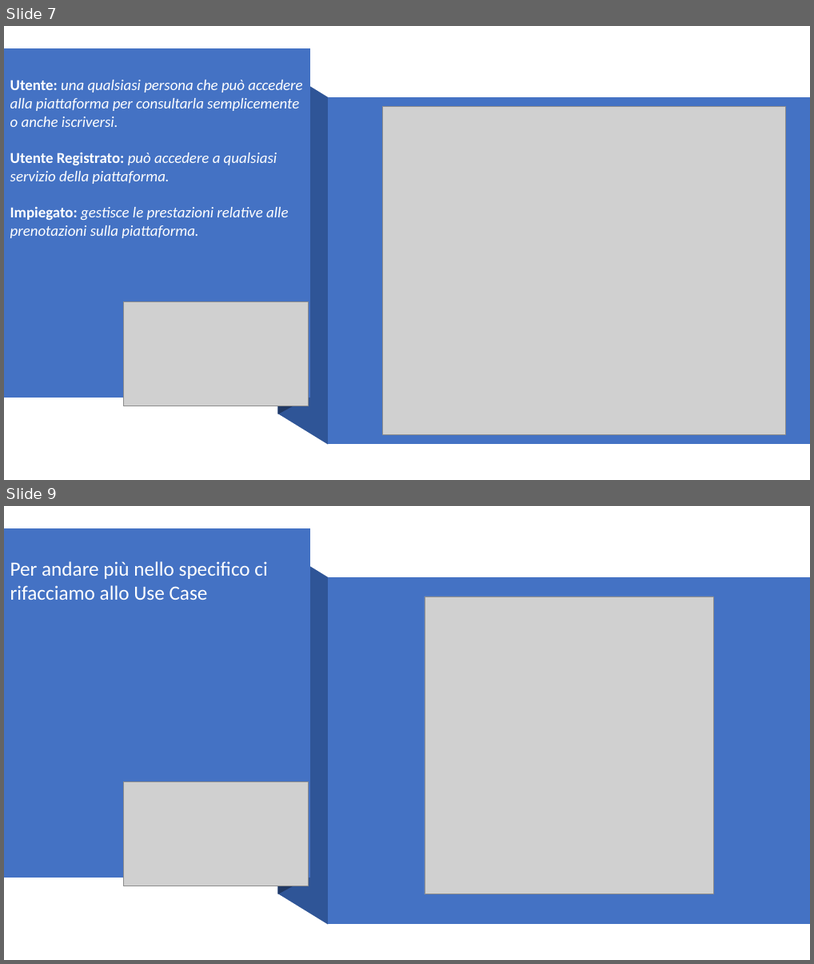
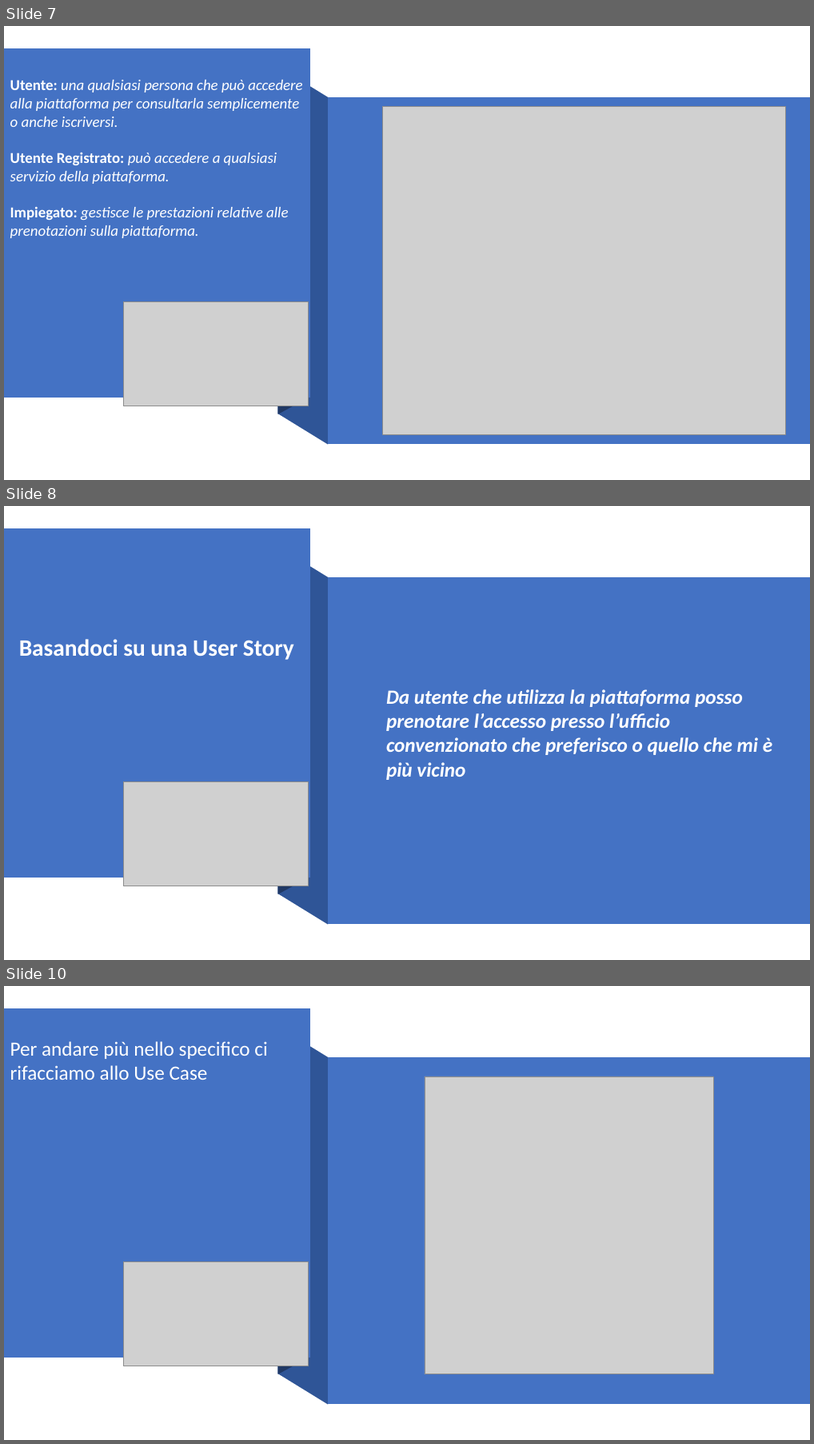
Before and after one commit to Givaa/MedQueue, a slide deck: This is my PP/Presentazione 06-12-2020.pptx. Shown one above the other, each under a label of ours: slides 7 and 9 before the commit, slides 7, 8 and 10 after it; the slides between them are not shown. The pictures are 814x964 and 814x1444 pixels, drawn with LibreOffice and Linux fonts; fonts in the diff are those of the drawing; grey boxes stand for pictures. Boxes give left, top, right and bottom in pixels: in the first picture for what was removed or moved away, otherwise in the second. Text is boxed around its words. In the diff, an @@ line names an element or a change of style, - is before the commit and + after.

```diff
--- a/This is my PP/Presentazione 06-12-2020.pptx
+++ b/This is my PP/Presentazione 06-12-2020.pptx
@@ slide 8 added at (x1=4, y1=506, x2=810, y2=960), background #FFFFFF @@
@@ freeform shape added at (x1=4, y1=528, x2=310, y2=877), fill #4472C4 @@
@@ freeform shape added at (x1=278, y1=529, x2=310, y2=894), fill #203864 @@
@@ freeform shape added at (x1=278, y1=547, x2=328, y2=924), fill #2F5597 @@
@@ freeform shape added at (x1=328, y1=576, x2=810, y2=924), fill #4472C4 @@
@@ text added at (x1=19, y1=639, x2=294, y2=660), 28 pt, text #FFFFFF, bold @@
+Basandoci su una User Story
@@ text added at (x1=386, y1=689, x2=773, y2=780), 24 pt, text #FFFFFF, bold, italic @@
+Da utente che utilizza la piattaforma posso prenotare l’accesso presso l’ufficio convenzionato che preferisco o quello che mi è più vicino
@@ picture added at (x1=123, y1=782, x2=308, y2=886) @@
@@ what was slide 9 is now slide 10 @@
```
Also in this commit, not shown: 2 slides changed.
